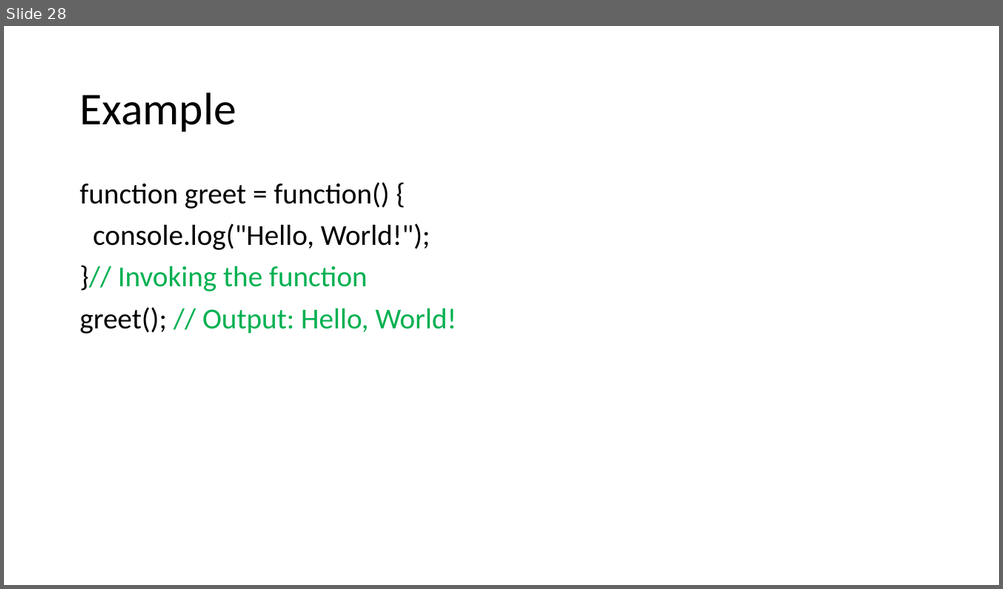
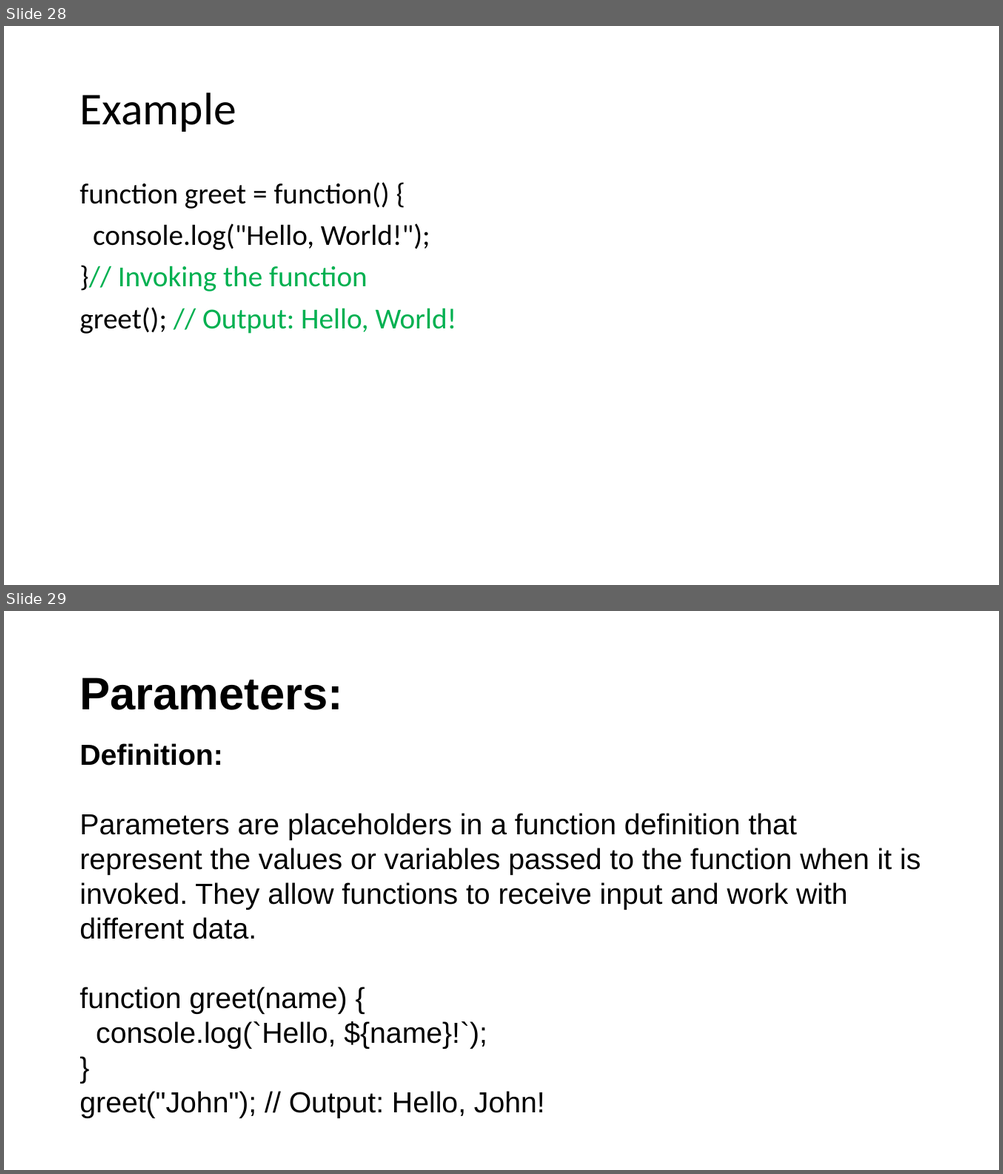
Before and after one commit to SethLK/JavaScript-Wizard-Course-for-Beginners, a slide deck: JavaScript Master Course for Beginners.pptx. Shown one above the other, each under a label of ours: slide 28 before the commit, slides 28 and 29 after it. The pictures are 1003x589 and 1003x1174 pixels, drawn with LibreOffice and Linux fonts; fonts in the diff are those of the drawing. Boxes give left, top, right and bottom in pixels: in the first picture for what was removed or moved away, otherwise in the second. Text is boxed around its words. In the diff, an @@ line names an element or a change of style, - is before the commit and + after.

```diff
--- a/JavaScript Master Course for Beginners.pptx
+++ b/JavaScript Master Course for Beginners.pptx
@@ slide 29 added at bbox=[4, 611, 999, 1170], background #FFFFFF @@
@@ title added at bbox=[79, 678, 343, 710], 44 pt, text #000000, bold @@
+Parameters:
@@ text added at bbox=[79, 743, 920, 1119], 28 pt, text #000000 @@
+Definition:
+Parameters are placeholders in a function definition that represent the values or variables passed to the function when it is invoked. They allow functions to receive input and work with different data.
+function greet(name) {
+console.log(`Hello, ${name}!`);
+}
+greet("John"); // Output: Hello, John!
```
Also in this commit, not shown: 3 slides changed, 12 other slides added.
